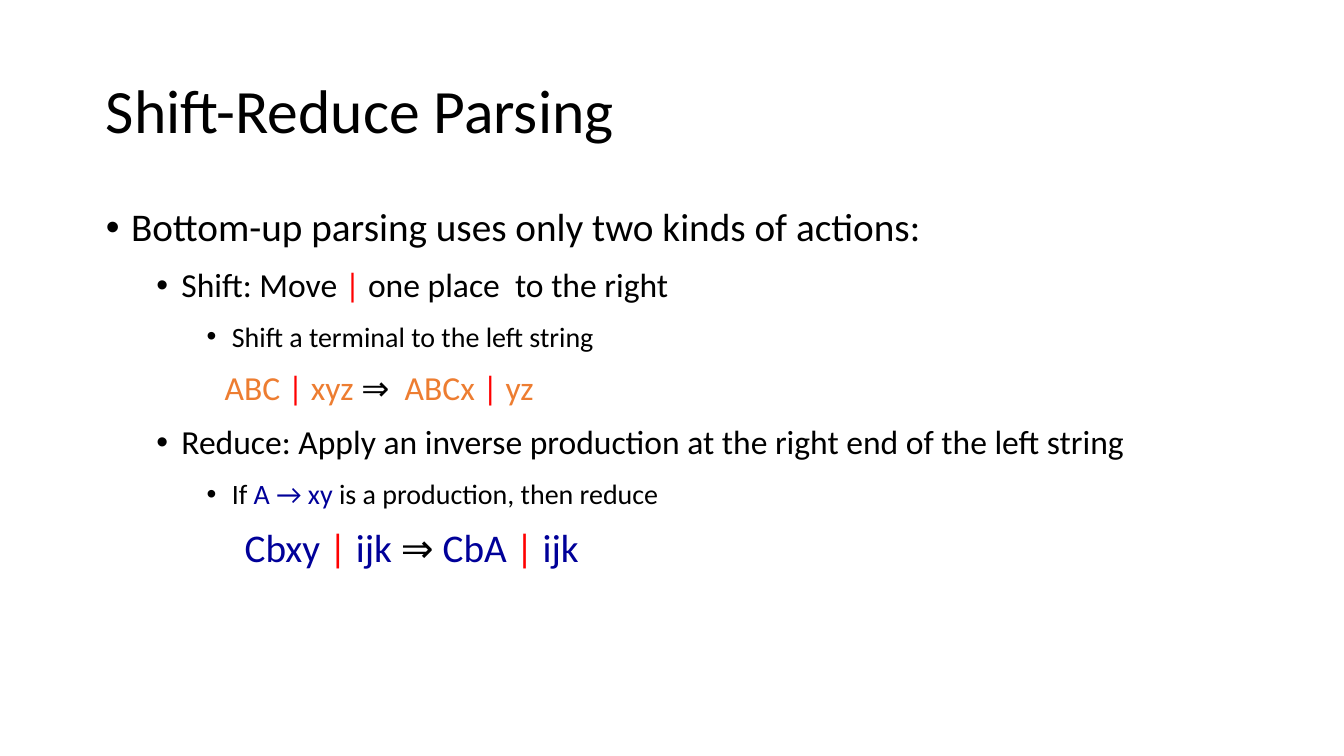
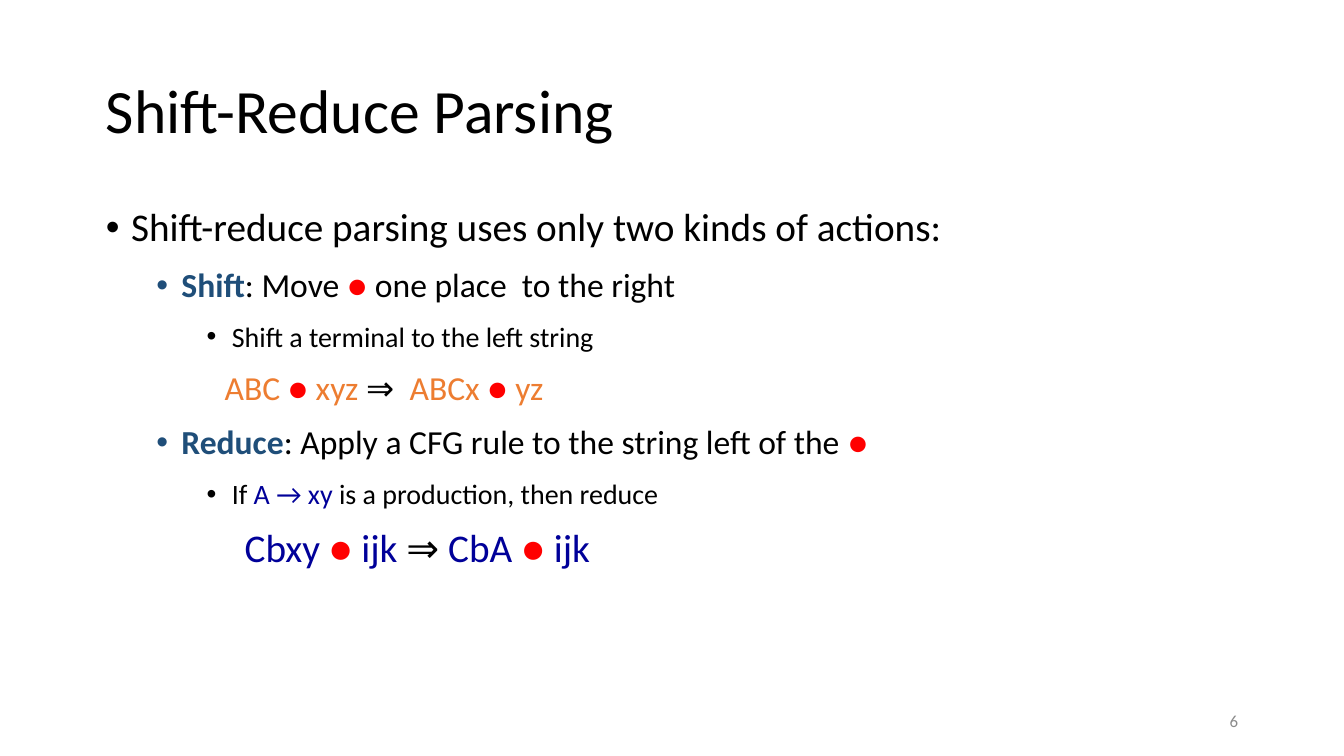
Before and after one commit to anoopsarkar/compilers-class, a slide deck: slide 6 of assets/ppt/parsing/lr1-shift-reduce-parsing.pptx (slide 7 before the commit). Drawn at 1344x756 pixels with LibreOffice and Linux fonts; fonts in the diff are those of the drawing. Boxes give left, top, right and bottom in pixels: in the first picture for what was removed or moved away, otherwise in the second. Text is boxed around its words. In the diff, an @@ line names an element or a change of style, - is before the commit and + after.

Commit message:
videos for parsing week 1

```diff
--- a/assets/ppt/parsing/lr1-shift-reduce-parsing.pptx
+++ b/assets/ppt/parsing/lr1-shift-reduce-parsing.pptx
@@ text at <box>131,213,941,303</box>: text changed @@
-• Bottom-up parsing uses only two kinds of actions:
-  • Shift: Move | one place to the right
+• Shift-reduce parsing uses only two kinds of actions:
+  • Shift: Move ● one place to the right
@@ text at <box>181,378,840,460</box>: text changed @@
-  ABC | xyz ⇒ ABCx | yz
-  • Reduce: Apply an inverse production at the right end of the left string
+  ABC ● xyz ⇒ ABCx ● yz
+  • Reduce: Apply a CFG rule to the string left of the ●
@@ text at <box>245,534,590,569</box>: text changed @@
-    Cbxy | ijk ⇒ CbA | ijk
+    Cbxy ● ijk ⇒ CbA ● ijk
@@ page number added at <box>1230,715,1239,727</box>, 9 pt, text #8C8C8C @@
+6
```
Also in this commit, not shown: 11 other slides changed, 2 slides added, 4 slides removed, 3 other files.
